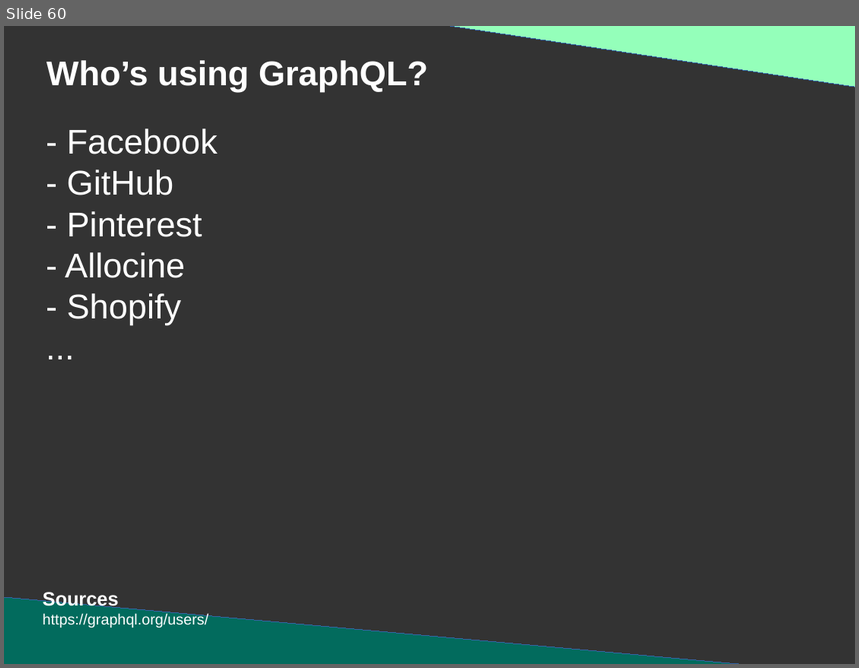
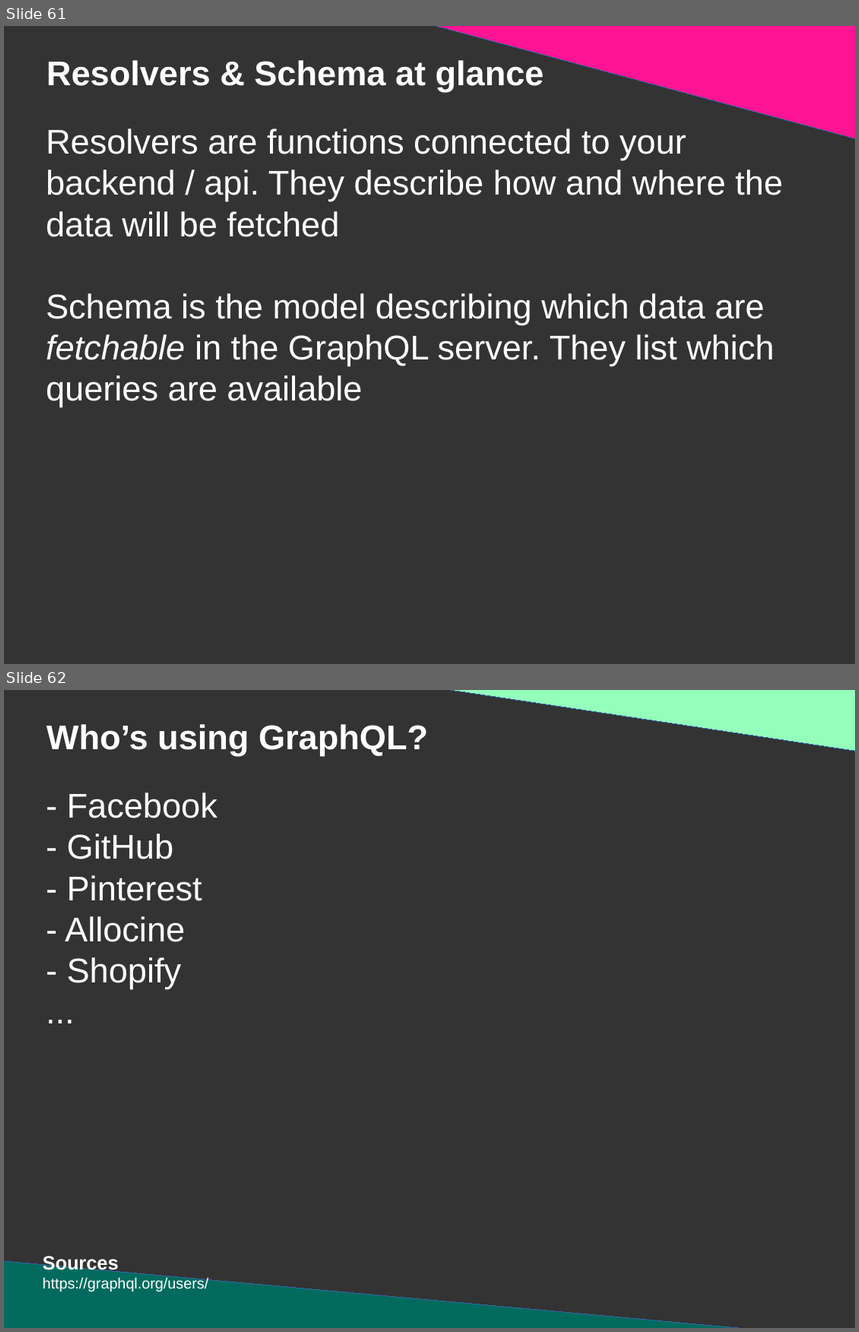
Before and after one commit to DanYellow/presentations, a slide deck: graphql/presentation.odp. Shown one above the other, each under a label of ours: slide 60 before the commit, slides 61 and 62 after it. The pictures are 859x668 and 859x1332 pixels, drawn with LibreOffice and Linux fonts; fonts in the diff are those of the drawing. Boxes give left, top, right and bottom in pixels: in the first picture for what was removed or moved away, otherwise in the second. Text is boxed around its words. In the diff, an @@ line names an element or a change of style, - is before the commit and + after.

```diff
--- a/graphql/presentation.odp
+++ b/graphql/presentation.odp
@@ slide 61 added at <box>4,26,855,664</box>, background #333333 @@
@@ right triangle added at <box>420,26,855,140</box>, fill #FF1493, outline #3465A4 0 pt @@
@@ title added at <box>47,60,544,92</box>, 32 pt, text #FFFFFF, bold @@
+Resolvers & Schema at glance
@@ title added at <box>46,129,783,408</box>, 32 pt, text #FFFFFF @@
+Resolvers are functions connected to your backend / api. They describe how and where the data will be fetched
+Schema is the model describing which data are fetchable in the GraphQL server. They list which queries are available
@@ what was slide 60 is now slide 62 @@
```
Also in this commit, not shown: 7 slides changed, 1 other slide added, 5 other files.
